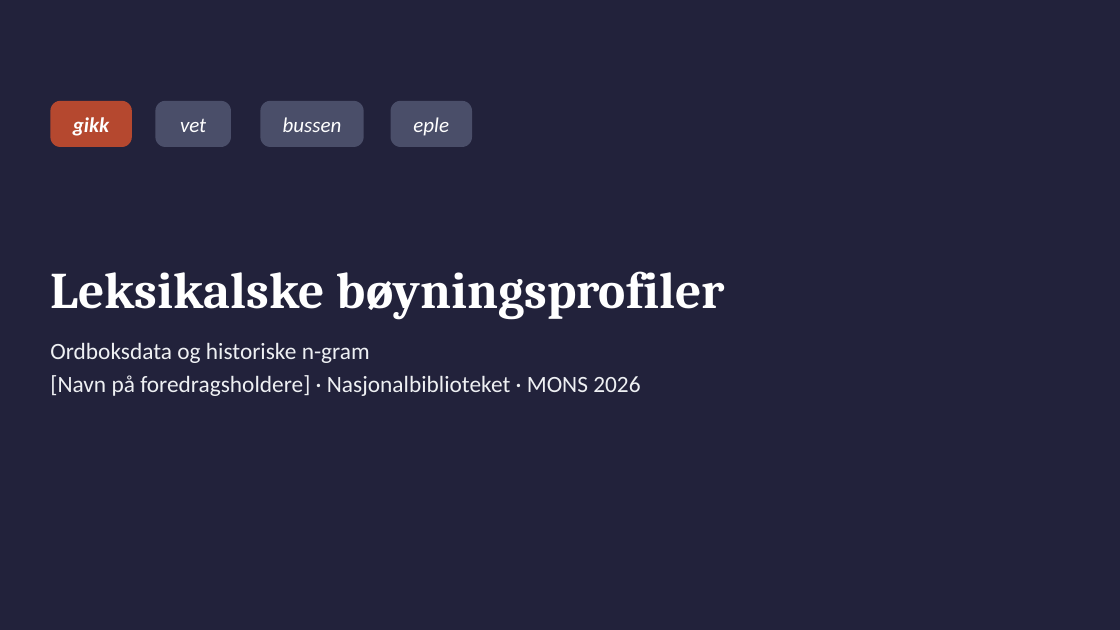
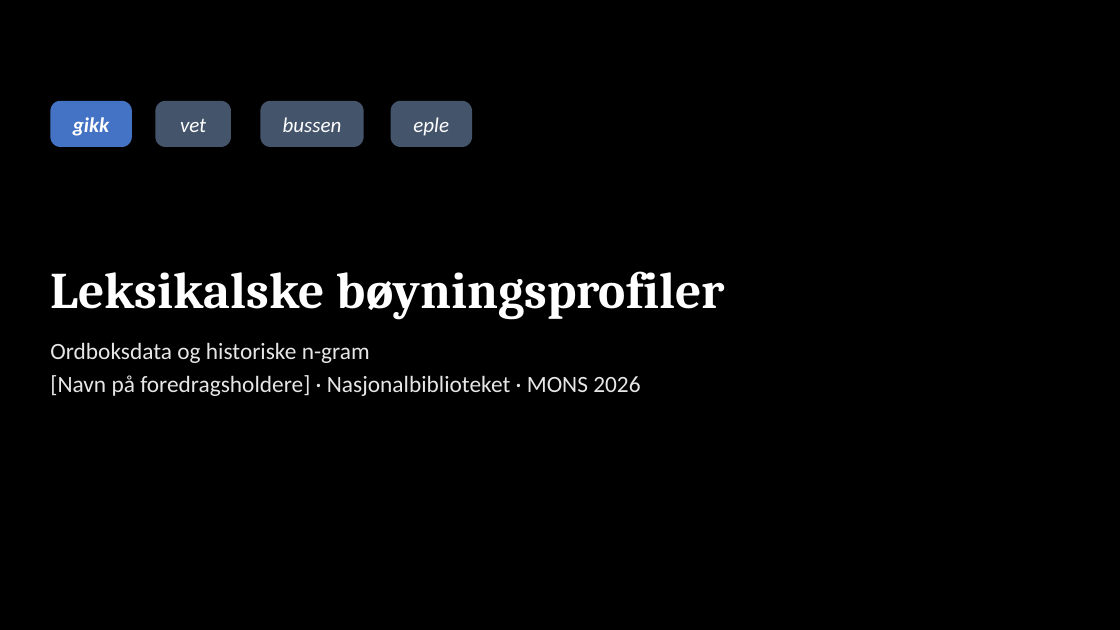
Before and after one commit to Yoonsen/B-yning, a slide deck: slide 1 of tekst/mons_presentasjon.pptx. Drawn at 1120x630 pixels with LibreOffice and Linux fonts; fonts in the diff are those of the drawing. Boxes give left, top, right and bottom in pixels: in the first picture for what was removed or moved away, otherwise in the second. Text is boxed around its words. In the diff, an @@ line names an element or a change of style, - is before the commit and + after.

```diff
--- a/tekst/mons_presentasjon.pptx
+++ b/tekst/mons_presentasjon.pptx
@@ background #22223B to #000000 @@
@@ rounded rectangle "gikk" at box(50, 101, 132, 147): fill #B5482F to #4472C4 @@
@@ fill #4A4E69 to #44546A in 3 elements at box(155, 101, 231, 147), box(260, 101, 364, 147), box(391, 101, 472, 147) @@
@@ text "Ordboksdata og historiske n-gram" at box(50, 342, 640, 396): text colour #EEF0F3 to #E7E6E6 @@
```
Also in this commit, not shown: 10 other slides changed, 7 other files.
